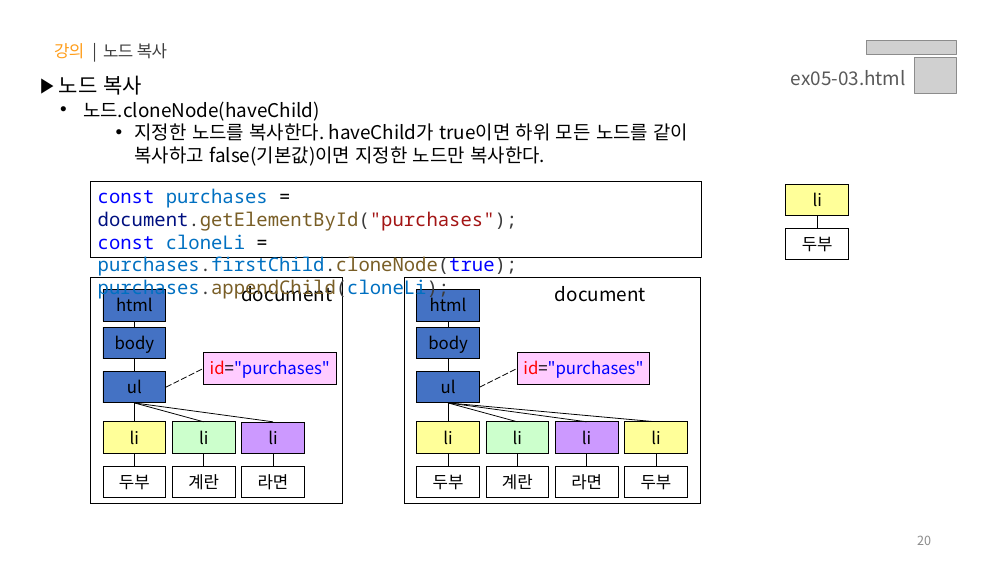
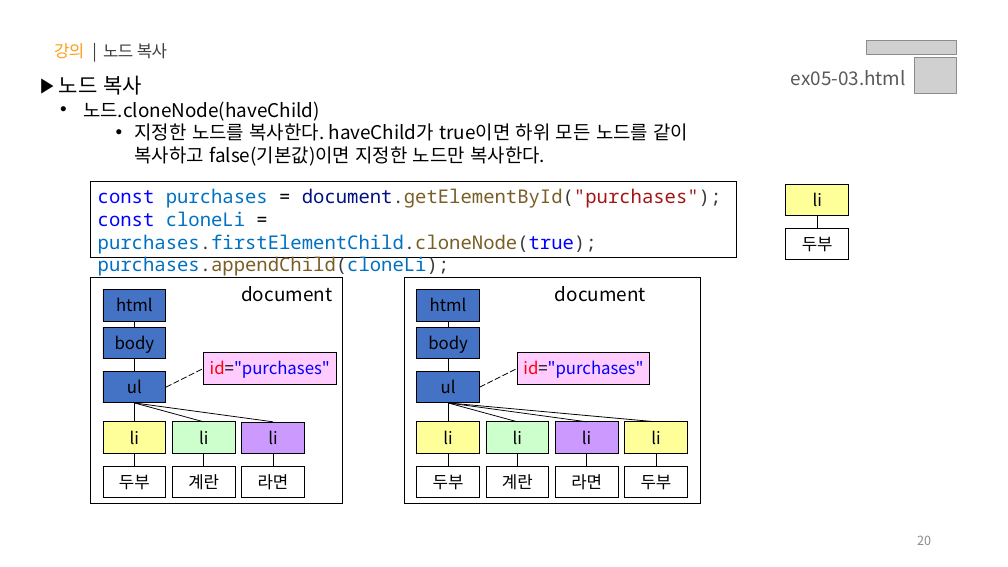
Before and after one commit to yebin-jeong/learn-js, a slide deck: slide 20 of PPT/05.자바스크립트 - 클라이언트 사이드(Event, DOM, Ajax, Web APIs).pptx. Drawn at 1008x567 pixels with LibreOffice and Linux fonts; fonts in the diff are those of the drawing; grey boxes stand for pictures. Boxes give left, top, right and bottom in pixels: in the first picture for what was removed or moved away, otherwise in the second. Text is boxed around its words. In the diff, an @@ line names an element or a change of style, - is before the commit and + after.

```diff
--- a/PPT/05.자바스크립트 - 클라이언트 사이드(Event, DOM, Ajax, Web APIs).pptx
+++ b/PPT/05.자바스크립트 - 클라이언트 사이드(Event, DOM, Ajax, Web APIs).pptx
@@ rectangle "const purchases = document.getElementById("purchases");" resized from (x1=90, y1=181, x2=701, y2=258) to (x1=90, y1=181, x2=736, y2=258) @@
@@ text in rectangle at (x1=98, y1=211, x2=597, y2=254): text changed @@
-const cloneLi = purchases.firstChild.cloneNode(true);
+const cloneLi = purchases.firstElementChild.cloneNode(true);
```
